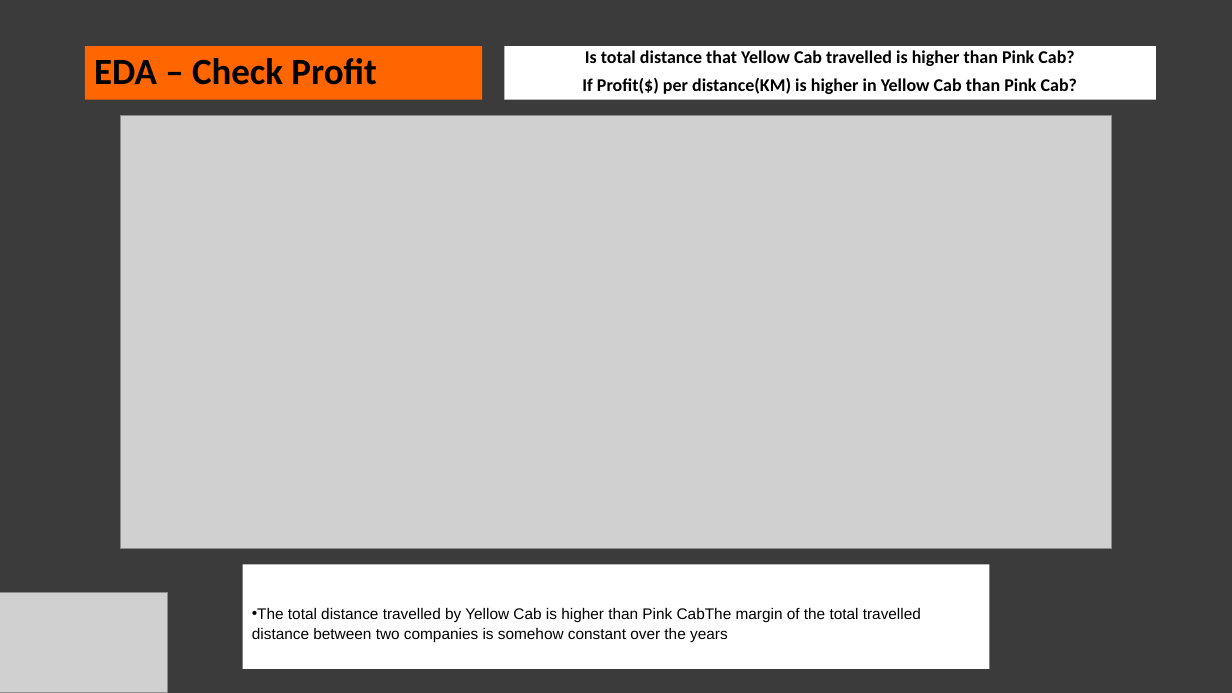
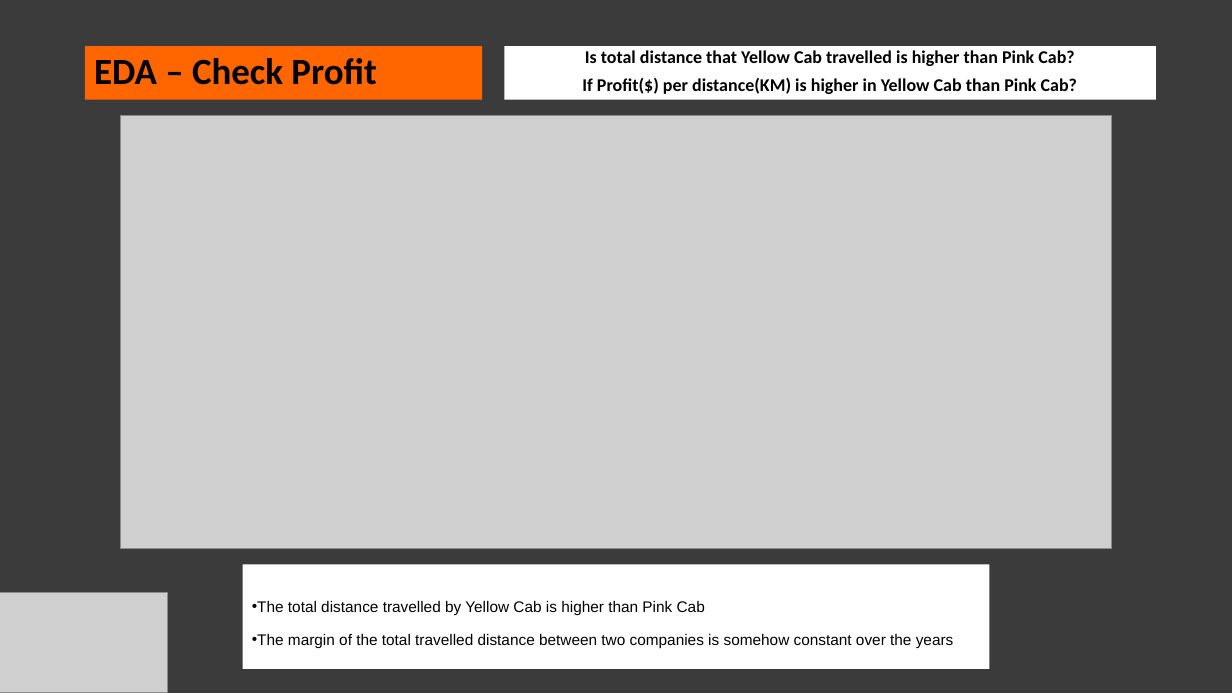
Before and after one commit to Niyusha-Baghayi/DG-Week-3, a slide deck: slide 5 of G2M insight for Cab Investment firm.pptx. Drawn at 1232x693 pixels with LibreOffice and Linux fonts; fonts in the diff are those of the drawing; grey boxes stand for pictures. Boxes give left, top, right and bottom in pixels: in the first picture for what was removed or moved away, otherwise in the second. Text is boxed around its words. In the diff, an @@ line names an element or a change of style, - is before the commit and + after.

```diff
--- a/G2M insight for Cab Investment firm.pptx
+++ b/G2M insight for Cab Investment firm.pptx
@@ text in rectangle at (252, 601, 954, 649): text changed @@
-• The total distance travelled by Yellow Cab is higher than Pink CabThe margin of the total travelled distance between two companies is somehow constant over the years
+• The total distance travelled by Yellow Cab is higher than Pink Cab
+• The margin of the total travelled distance between two companies is somehow constant over the years
```
Also in this commit, not shown: 3 other slides changed.
